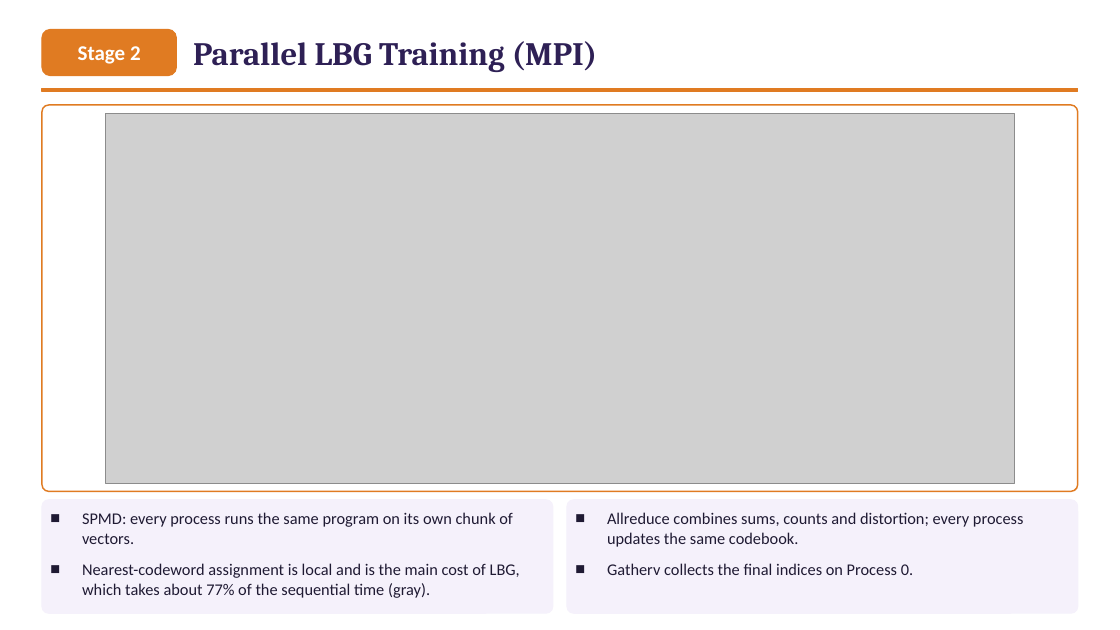
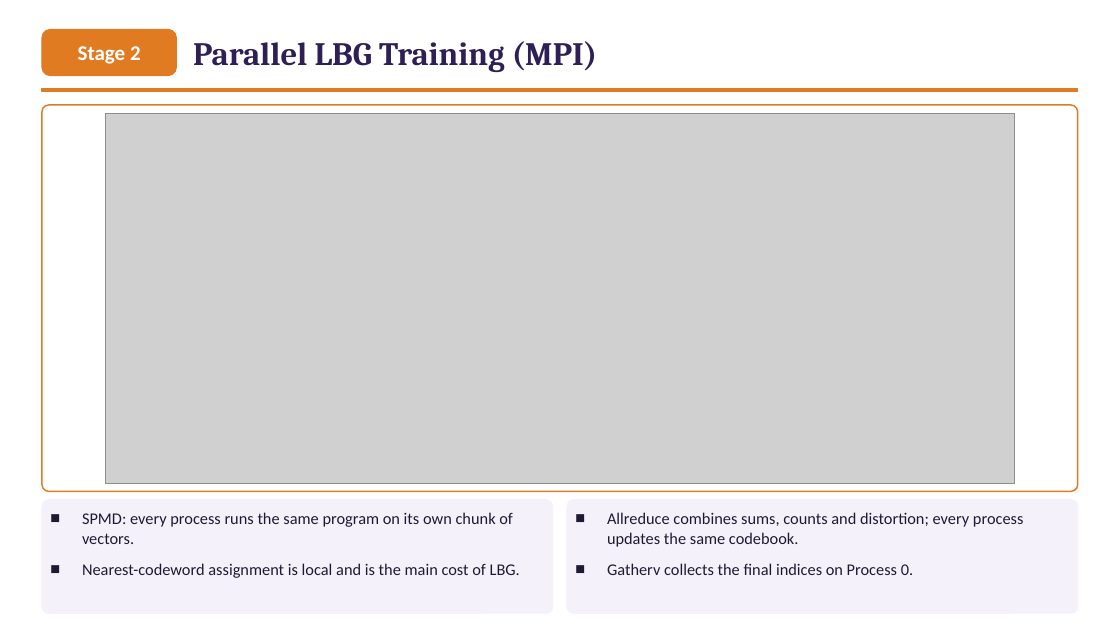
Before and after one commit to ibtihal-cpu/mihk, a slide deck: slide 13 of results/seminar/figs/Seminar_Ibtihal_FINAL.pptx. Drawn at 1120x630 pixels with LibreOffice and Linux fonts; fonts in the diff are those of the drawing; grey boxes stand for pictures. Boxes give left, top, right and bottom in pixels: in the first picture for what was removed or moved away, otherwise in the second. Text is boxed around its words. In the diff, an @@ line names an element or a change of style, - is before the commit and + after.

```diff
--- a/results/seminar/figs/Seminar_Ibtihal_FINAL.pptx
+++ b/results/seminar/figs/Seminar_Ibtihal_FINAL.pptx
@@ text at (82,563,520,578): text changed @@
-■ Nearest-codeword assignment is local and is the main cost of LBG, which takes about 77% of the sequential time (gray).
+■ Nearest-codeword assignment is local and is the main cost of LBG.
```
Also in this commit, not shown: 2 other slides changed, 3 other files.
